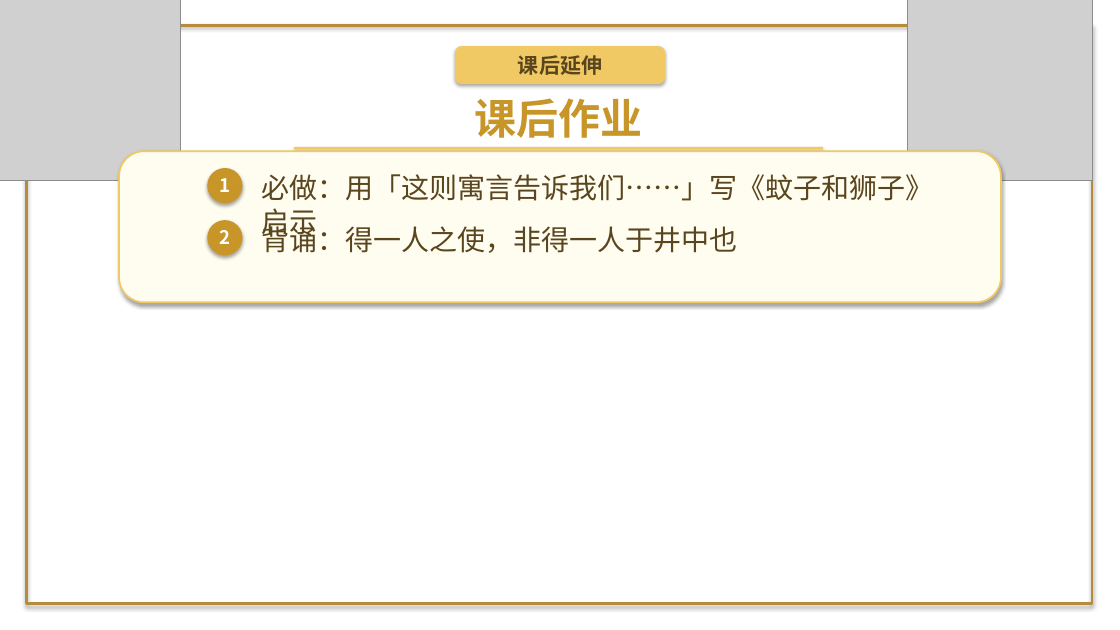
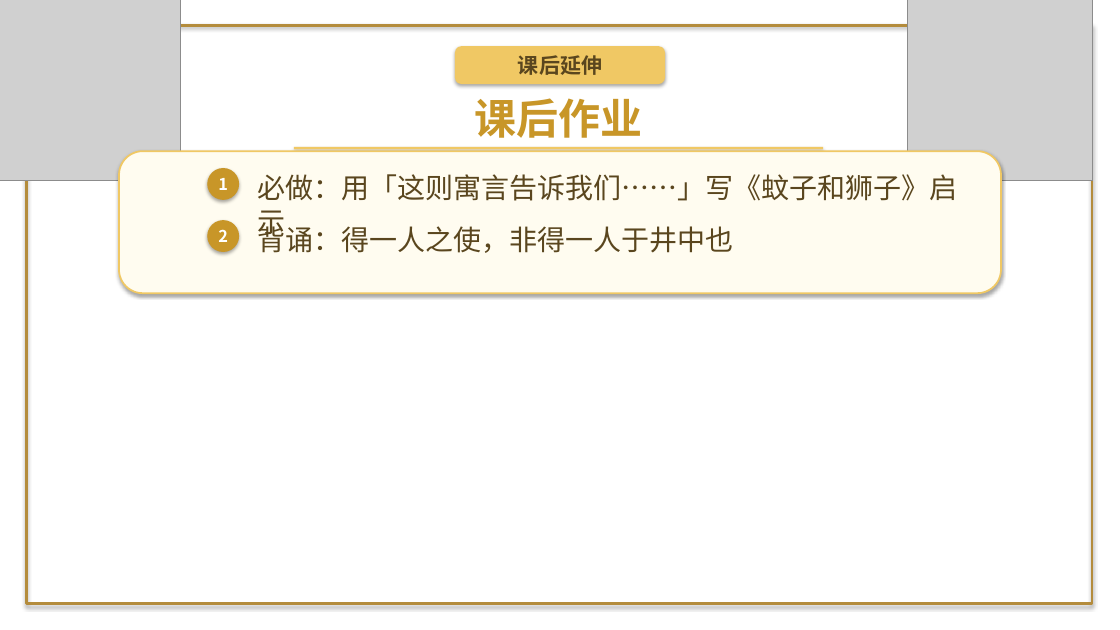
Before and after one commit to decemberlin54-del/declin, a slide deck: slide 8 of 第六单元PPT/第24课 寓言四则.pptx. Drawn at 1120x630 pixels with LibreOffice and Linux fonts; fonts in the diff are those of the drawing; grey boxes stand for pictures; background and template pictures are left out. Boxes give left, top, right and bottom in pixels: in the first picture for what was removed or moved away, otherwise in the second. Text is boxed around its words. In the diff, an @@ line names an element or a change of style, - is before the commit and + after.

```diff
--- a/第六单元PPT/第24课 寓言四则.pptx
+++ b/第六单元PPT/第24课 寓言四则.pptx
@@ rounded rectangle resized from (x1=119, y1=151, x2=1002, y2=302) to (x1=119, y1=151, x2=1002, y2=293) @@
@@ text "1" at (x1=218, y1=178, x2=228, y2=190): size 16 to 14 pt @@
@@ ellipse resized from (x1=208, y1=168, x2=243, y2=203) to (x1=208, y1=168, x2=239, y2=200) @@
@@ text "必做：用「这则寓言告诉我们……」写《蚊子和狮子》启示" rewrapped from (x1=262, y1=174, x2=934, y2=201) to (x1=257, y1=174, x2=957, y2=201) @@
@@ text "2" at (x1=218, y1=229, x2=228, y2=242): size 16 to 14 pt @@
@@ ellipse resized from (x1=208, y1=220, x2=243, y2=255) to (x1=208, y1=220, x2=239, y2=252) @@
@@ text "背诵：得一人之使，非得一人于井中也" moved from (x1=262, y1=222, x2=738, y2=253) to (x1=257, y1=222, x2=733, y2=253) @@
```
Also in this commit, not shown: 2 other slides changed, 4 slides added, 4 slides removed, 6 other files.
